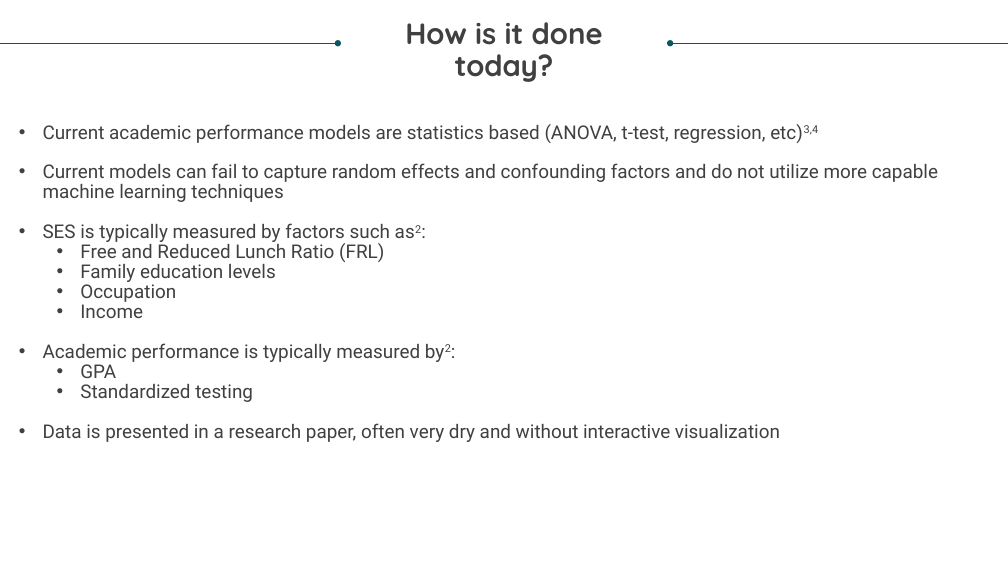
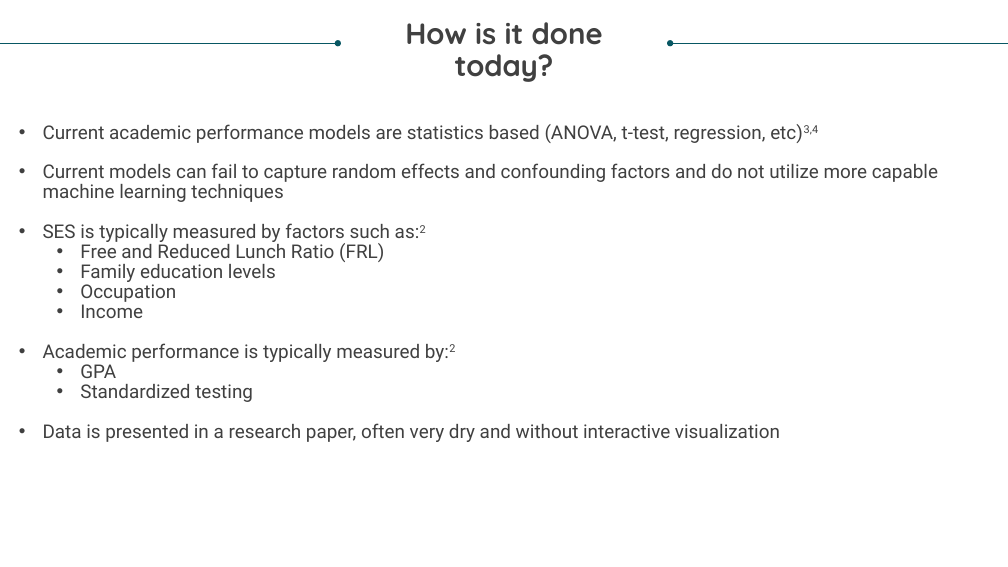
Before and after one commit to bspivey/GraduationAnalysis, a slide deck: slide 6 of SESIoN Proposal.pptx. Drawn at 1008x567 pixels with LibreOffice and Linux fonts; fonts in the diff are those of the drawing. Boxes give left, top, right and bottom in pixels: in the first picture for what was removed or moved away, otherwise in the second. Text is boxed around its words. In the diff, an @@ line names an element or a change of style, - is before the commit and + after.

```diff
--- a/SESIoN Proposal.pptx
+++ b/SESIoN Proposal.pptx
@@ text at [43,223,426,244]: text changed @@
-• SES is typically measured by factors such as2:
+• SES is typically measured by factors such as:2
@@ text at [43,343,455,362]: text changed @@
-• Academic performance is typically measured by2:
+• Academic performance is typically measured by:2
```
Also in this commit, not shown: 3 other slides changed.
